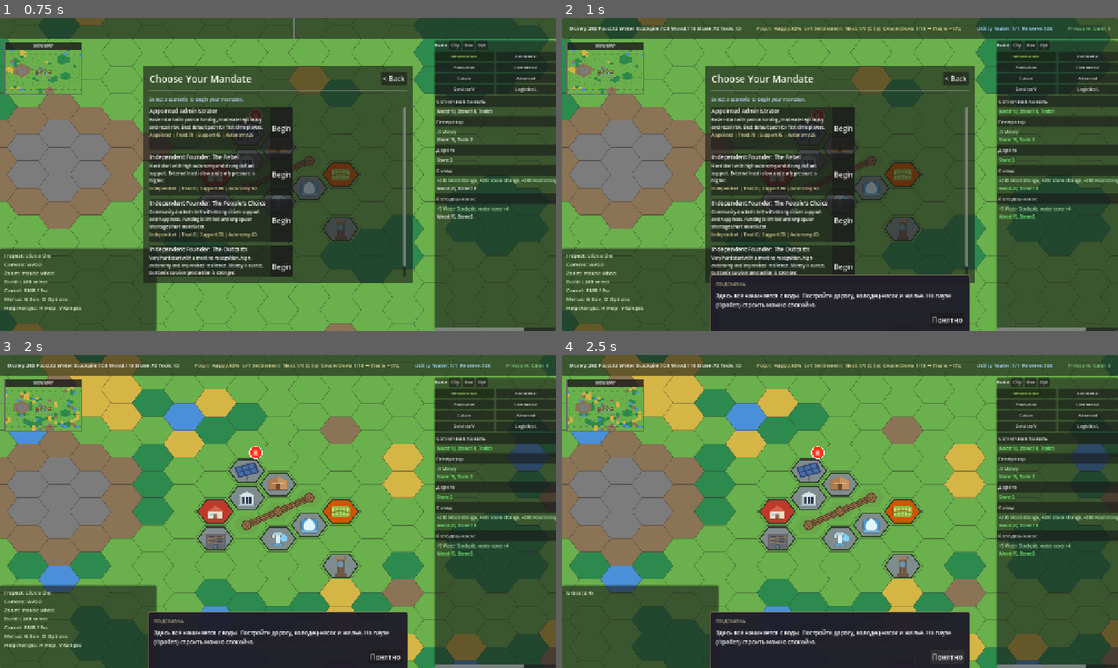
Above: before the commit, frames 1-4 (two rows, left to right).
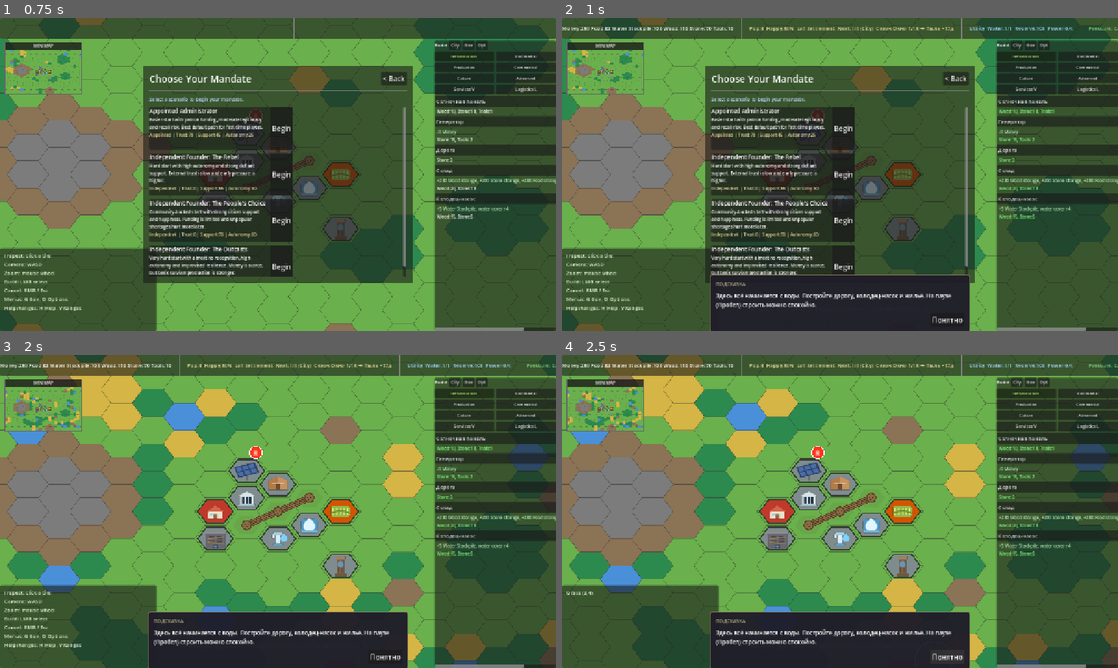
Above: after the commit, the same moments.

Repository: Gaefa/Gamefication
Game: Godot game, scene res://scenes/main.tscn
The game is run twice, just before and just after one commit, with the same random seed, the same clock (stepped at 60 frames per second) and the same inputs.
Inputs:
- Up to frame 1 (0.75 s): click "NEW CAMPAIGN" at 0.5 s
- Up to frame 2 (1 s): no input
- Up to frame 3 (2 s): click "Begin" at 1.25 s
- Up to frame 4 (2.5 s): click "Понятно" at 2 s

Frame 1 is identical in both runs. In frame 2, 0.8% of the frame differs, in the area x 0-100%, y 0-7%; in frame 3, 0.8%; in frame 4, 0.8%.

Commit message:
feat(hud): surface electricity — generation/demand and which network is dark
Electricity was simulated but invisible, so the player couldn't make the "свет или
вода" call. The utility block now shows "Power gen/demand" and, on a deficit, which
networks were shed ("⚠ без света: жильё / цеха / воду"), read from GameStateStore.power()
on the existing per-tick bar refresh (no new signal wiring). Strings fall back to
Russian via Localization.t.

Verified: main scene boots headless clean, bar refresh + _power_readout run without errors.

Co-Authored-By: Claude Opus 4.8 <noreply@anthropic.com>

Diff:
--- a/godot/scripts/scenes/hud_root.gd
+++ b/godot/scripts/scenes/hud_root.gd
@@ -242,14 +242,16 @@
 	var water_ok: int = utility_stats.get("residential_watered", 0) as int
 	var power_total: int = utility_stats.get("power_users", 0) as int
 	var power_ok: int = utility_stats.get("power_covered", 0) as int
-	_utility_label.text = "%s  %s  %s:%d" % [
+	_utility_label.text = "%s  %s  %s:%d%s" % [
 		Localization.t("ui.utility.title", "Utility"),
 		_coverage_ratio_text(Localization.t("ui.flow.water", "Water"), water_ok, water_total),
 		Localization.t("ui.city.water_reserve_short", "Reserve"),
 		int(_resource_value("res_water_stockpile", "water_res")),
+		_power_readout(),
 	]
 
 	# --- Risk ---
+	# (electricity readout appended to the utility block via _power_readout)
 	var phase: String = GameStateStore.pressure().phase as String
 	var p_idx: float = GameStateStore.pressure().index as float
 	var phase_color: Color
@@ -265,6 +267,28 @@
 		Localization.t("ui.phase.%s" % phase, phase.capitalize()),
 		p_idx,
 	]
+
+
+func _power_readout() -> String:
+	var pw: Dictionary = GameStateStore.power()
+	if not (pw.get("enabled", true) as bool):
+		return ""
+	var gen: float = pw.get("generation", 0.0) as float
+	var dem: float = pw.get("demand", 0.0) as float
+	if gen <= 0.0 and dem <= 0.0:
+		return ""
+	var text: String = "  %s %.0f/%.0f" % [Localization.t("ui.flow.power", "Power"), gen, dem]
+	var tp: Dictionary = pw.get("tier_powered", {}) as Dictionary
+	var shed: Array[String] = []
+	if not (tp.get("priority", true) as bool):
+		shed.append(Localization.t("ui.flow.water", "Water"))
+	if not (tp.get("secondary", true) as bool):
+		shed.append(Localization.t("ui.power.shed_production", "цеха"))
+	if not (tp.get("tertiary", true) as bool):
+		shed.append(Localization.t("ui.power.shed_housing", "жильё"))
+	if not shed.is_empty():
+		text += " %s %s" % [Localization.t("ui.power.dark", "⚠ без света:"), ", ".join(shed)]
+	return text
 
 
 func _coverage_ratio_text(label: String, covered: int, total: int) -> String:
